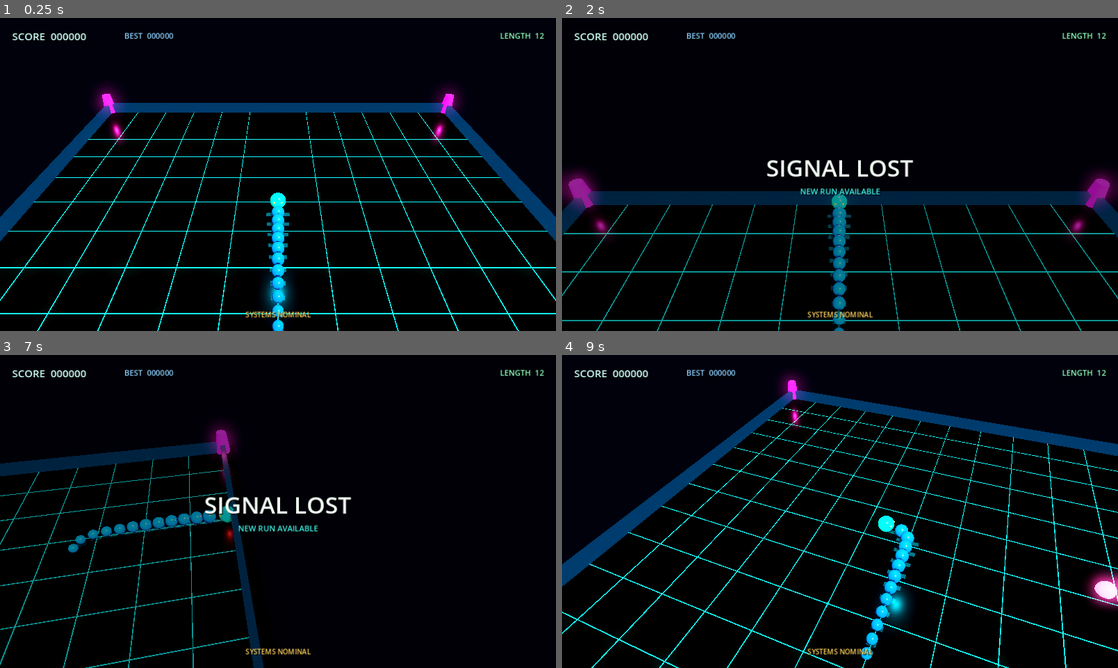
Above: before the commit, frames 1-4 (two rows, left to right).
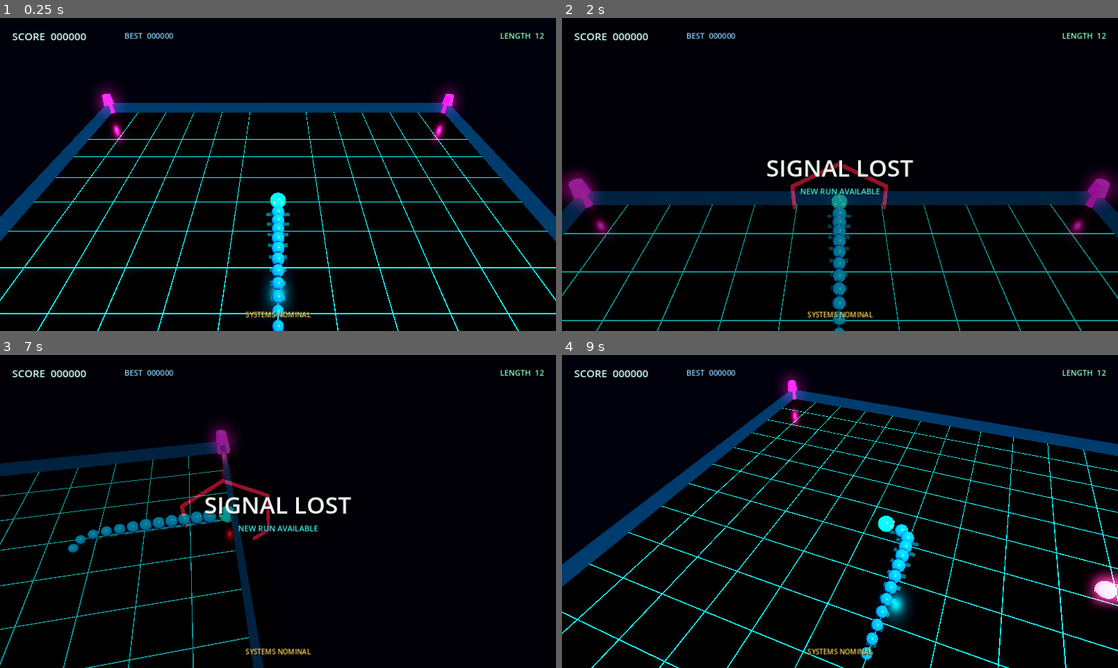
Above: after the commit, the same moments.

Repository: Ken8675309/snake_2026
Game: Godot game, scene res://scenes/Main.tscn
Same seed, same stepped clock (60 frames per second), same inputs: the game is played once before the commit and once after it.
Inputs:
- Up to frame 1 (0.25 s): no input
- Up to frame 2 (2 s): hold W (move_up) from 0.53 s (still down)
- Up to frame 3 (7 s): release W (move_up) at 2.03 s; hold A (move_left) 2.03-3.53 s; tap Enter at 3.5 s; hold S (move_down) 3.53-4.28 s; tap R (restart) at 4.25 s; hold D (move_right) 4.28-5.03 s; hold W (move_up) 5.03-5.78 s; hold D (move_right) from 5.78 s (still down)
- Up to frame 4 (9 s): release D (move_right) at 8.03 s; hold S (move_down) 8.03-8.78 s; tap R (restart) at 8.75 s; hold A (move_left) from 8.78 s (still down)

The runs differ from the first frame. In frame 2, 0.3% of the frame differs, in the area x 41-59%, y 46-62%; in frame 3, 0.3%, in the area x 32-49%, y 39-60%; in frame 4, less than 0.1%.
Error before the commit: Invalid assignment of property or key 'sides' with value of type 'int' on a base object of type 'TorusMesh'. (res://scripts/food.gd:64)

Commit message:
Fix Godot launch errors and class loading

Diff:
--- a/scripts/camera_controller.gd
+++ b/scripts/camera_controller.gd
@@ -66,12 +66,12 @@
 
 
 func _get_target_position() -> Vector3:
-	if target is SnakeController:
-		return (target as SnakeController).get_head_position()
+	if target.has_method("get_head_position"):
+		return target.get_head_position()
 	return target.global_position
 
 
 func _get_target_forward() -> Vector3:
-	if target is SnakeController:
-		return (target as SnakeController).get_direction()
+	if target.has_method("get_direction"):
+		return target.get_direction()
 	return -target.global_transform.basis.z
--- a/scripts/effects_manager.gd
+++ b/scripts/effects_manager.gd
@@ -6,7 +6,7 @@
 
 func _process(delta: float) -> void:
 	for i in range(_timed_nodes.size() - 1, -1, -1):
-		var entry := _timed_nodes[i]
+		var entry = _timed_nodes[i]
 		var node := entry["node"] as Node3D
 		if not is_instance_valid(node):
 			_timed_nodes.remove_at(i)
@@ -100,7 +100,7 @@
 	mesh.inner_radius = 0.92
 	mesh.outer_radius = 1.0
 	mesh.ring_segments = 72
-	mesh.sides = 6
+	mesh.rings = 6
 	ring.mesh = mesh
 
 	var mat := StandardMaterial3D.new()
--- a/scripts/food.gd
+++ b/scripts/food.gd
@@ -61,7 +61,7 @@
 	torus.inner_radius = 0.45
 	torus.outer_radius = 0.49
 	torus.ring_segments = 48
-	torus.sides = 8
+	torus.rings = 8
 	ring.mesh = torus
 	ring.material_override = _material
 	ring.rotation_degrees.x = 90.0
--- a/scripts/game_manager.gd
+++ b/scripts/game_manager.gd
@@ -5,17 +5,25 @@
 signal state_changed(state_name: String)
 
 const SAVE_PATH := "user://neon_serpent.cfg"
+const SnakeControllerScript := preload("res://scripts/snake_controller.gd")
+const CameraControllerScript := preload("res://scripts/camera_controller.gd")
+const ArenaBuilderScript := preload("res://scripts/arena_builder.gd")
+const EffectsManagerScript := preload("res://scripts/effects_manager.gd")
+const UIManagerScript := preload("res://scripts/ui_manager.gd")
+const AudioManagerScript := preload("res://scripts/audio_manager.gd")
+const FoodScript := preload("res://scripts/food.gd")
+const PowerUpScript := preload("res://scripts/power_up.gd")
 
 enum GameState { PLAYING, PAUSED, GAME_OVER }
 
-var snake: SnakeController
-var camera_controller: CameraController
-var arena: ArenaBuilder
-var effects: EffectsManager
-var ui_manager: UIManager
-var audio_manager: AudioManager
-var food: Food
-var power_ups: Array[PowerUp] = []
+var snake
+var camera_controller
+var arena
+var effects
+var ui_manager
+var audio_manager
+var food
+var power_ups: Array = []
 var score: int = 0
 var high_score: int = 0
 var state: GameState = GameState.PLAYING
@@ -70,30 +78,30 @@
 
 
 func _create_core_systems() -> void:
-	arena = ArenaBuilder.new()
+	arena = ArenaBuilderScript.new()
 	arena.name = "ArenaBuilder"
 	add_child(arena)
 
-	snake = SnakeController.new()
+	snake = SnakeControllerScript.new()
 	snake.name = "SnakeController"
 	snake.arena_half_extent = arena.arena_half_extent - 0.45
 	add_child(snake)
 
-	camera_controller = CameraController.new()
+	camera_controller = CameraControllerScript.new()
 	camera_controller.name = "CameraController"
 	add_child(camera_controller)
 	camera_controller.set_target(snake)
 
-	effects = EffectsManager.new()
+	effects = EffectsManagerScript.new()
 	effects.name = "EffectsManager"
 	add_child(effects)
 
-	ui_manager = UIManager.new()
+	ui_manager = UIManagerScript.new()
 	ui_manager.name = "UIManager"
 	add_child(ui_manager)
 	ui_manager.setup(self)
 
-	audio_manager = AudioManager.new()
+	audio_manager = AudioManagerScript.new()
 	audio_manager.name = "AudioManager"
 	add_child(audio_manager)
 
@@ -102,7 +110,7 @@
 	if food == null:
 		_spawn_food()
 		return
-	var distance := snake.get_head_position().distance_to(food.global_position)
+	var distance = snake.get_head_position().distance_to(food.global_position)
 	if distance <= food.collect_radius:
 		_collect_food()
 
@@ -126,8 +134,8 @@
 func _collect_food() -> void:
 	if food == null:
 		return
-	var earned := food.point_value + int(snake.get_length() * 0.5)
-	var collected_position := food.global_position
+	var earned = food.point_value + int(snake.get_length() * 0.5)
+	var collected_position = food.global_position
 	score += earned
 	high_score = max(high_score, score)
 	_save_high_score()
@@ -147,7 +155,7 @@
 		_next_power_up_time = run_time + _rng.randf_range(10.0, 15.0)
 
 	for i in range(power_ups.size() - 1, -1, -1):
-		var power_up := power_ups[i]
+		var power_up = power_ups[i]
 		if not is_instance_valid(power_up):
 			power_ups.remove_at(i)
 			continue
@@ -157,7 +165,7 @@
 
 
 func _spawn_power_up() -> void:
-	var power_up := PowerUp.new()
+	var power_up = PowerUpScript.new()
 	power_up.name = "PowerUp"
 	var roll := _rng.randi_range(0, 3)
 	power_up.configure(roll)
@@ -166,18 +174,18 @@
 	power_ups.append(power_up)
 
 
-func _collect_power_up(power_up: PowerUp) -> void:
+func _collect_power_up(power_up) -> void:
 	match power_up.power_type:
-		PowerUp.PowerType.SPEED:
+		PowerUpScript.PowerType.SPEED:
 			_effect_timers["speed"] = 7.5
 			snake.set_speed_multiplier(1.48)
-		PowerUp.PowerType.SHIELD:
+		PowerUpScript.PowerType.SHIELD:
 			_effect_timers["shield"] = 9.0
 			snake.set_shield_enabled(true)
-		PowerUp.PowerType.MAGNET:
+		PowerUpScript.PowerType.MAGNET:
 			_effect_timers["magnet"] = 10.0
 			snake.set_magnet_enabled(true)
-		PowerUp.PowerType.BONUS:
+		PowerUpScript.PowerType.BONUS:
 			score += 50
 			high_score = max(high_score, score)
 			_save_high_score()
@@ -209,7 +217,7 @@
 func _apply_magnet(delta: float) -> void:
 	if food == null or not snake.magnet_enabled:
 		return
-	var to_snake := snake.get_head_position() - food.global_position
+	var to_snake = snake.get_head_position() - food.global_position
 	if to_snake.length() > 8.5:
 		return
 	food.global_position += to_snake.normalized() * 5.8 * delta
@@ -227,7 +235,7 @@
 	if food != null:
 		food.queue_free()
 
-	food = Food.new()
+	food = FoodScript.new()
 	food.name = "Food"
 	add_child(food)
 	food.position = _find_clear_spawn_position()
@@ -236,7 +244,7 @@
 
 func _find_clear_spawn_position() -> Vector3:
 	for attempt in range(80):
-		var candidate := arena.get_random_play_position(2.0)
+		var candidate = arena.get_random_play_position(2.0)
 		if candidate.distance_to(snake.get_head_position()) < 3.8:
 			continue
 		var clear := true
@@ -277,13 +285,13 @@
 
 func _get_power_up_color(power_type: int) -> Color:
 	match power_type:
-		PowerUp.PowerType.SPEED:
+		PowerUpScript.PowerType.SPEED:
 			return Color(1.0, 0.72, 0.1)
-		PowerUp.PowerType.SHIELD:
+		PowerUpScript.PowerType.SHIELD:
 			return Color(0.12, 0.6, 1.0)
-		PowerUp.PowerType.MAGNET:
+		PowerUpScript.PowerType.MAGNET:
 			return Color(0.78, 0.2, 1.0)
-		PowerUp.PowerType.BONUS:
+		PowerUpScript.PowerType.BONUS:
 			return Color(0.4, 1.0, 0.35)
 	return Color.WHITE
 
--- a/scripts/power_up.gd
+++ b/scripts/power_up.gd
@@ -91,7 +91,7 @@
 	torus.inner_radius = radius
 	torus.outer_radius = radius + 0.035
 	torus.ring_segments = 48
-	torus.sides = 6
+	torus.rings = 6
 	ring.mesh = torus
 	ring.material_override = _material
 	return ring
--- a/scripts/snake_controller.gd
+++ b/scripts/snake_controller.gd
@@ -263,7 +263,7 @@
 	while _segments.size() < count:
 		_segments.append(_create_body_segment(_segments.size()))
 	while _segments.size() > count:
-		var segment := _segments.pop_back()
+		var segment = _segments.pop_back()
 		segment.queue_free()
 
 
--- a/scripts/ui_manager.gd
+++ b/scripts/ui_manager.gd
@@ -1,7 +1,7 @@
 extends CanvasLayer
 class_name UIManager
 
-var game_manager: GameManager
+var game_manager
 
 var _score_label: Label
 var _high_score_label: Label
@@ -22,7 +22,7 @@
 		return
 
 	_length_label.text = "LENGTH  %02d" % game_manager.snake.get_length()
-	var effects := game_manager.get_effect_status()
+	var effects = game_manager.get_effect_status()
 	var active: Array[String] = []
 	if effects["speed"] > 0.0:
 		active.append("OVERDRIVE %.0f" % effects["speed"])
@@ -33,7 +33,7 @@
 	_effects_label.text = " / ".join(active) if not active.is_empty() else "SYSTEMS NOMINAL"
 
 
-func setup(manager: GameManager) -> void:
+func setup(manager) -> void:
 	game_manager = manager
 	game_manager.score_changed.connect(_on_score_changed)
 	game_manager.state_changed.connect(_on_state_changed)
